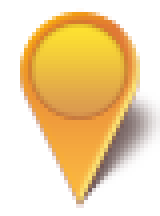
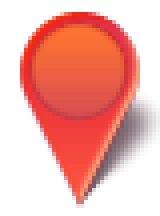
Before/after of a (160, 216) layered artwork. What changed in the layer stack:
added group "Colors" with 5 layers above "Shape 18" over [left=20, top=8, right=152, bottom=208]
added layer "Red" in group "Colors" over [left=20, top=8, right=152, bottom=208]
hid "Shape 18" over [left=28, top=20, right=128, bottom=120]
hid "Shape 17" over [left=20, top=8, right=140, bottom=204]
hid "Layer 3", painted on it over [left=56, top=84, right=152, bottom=204]
